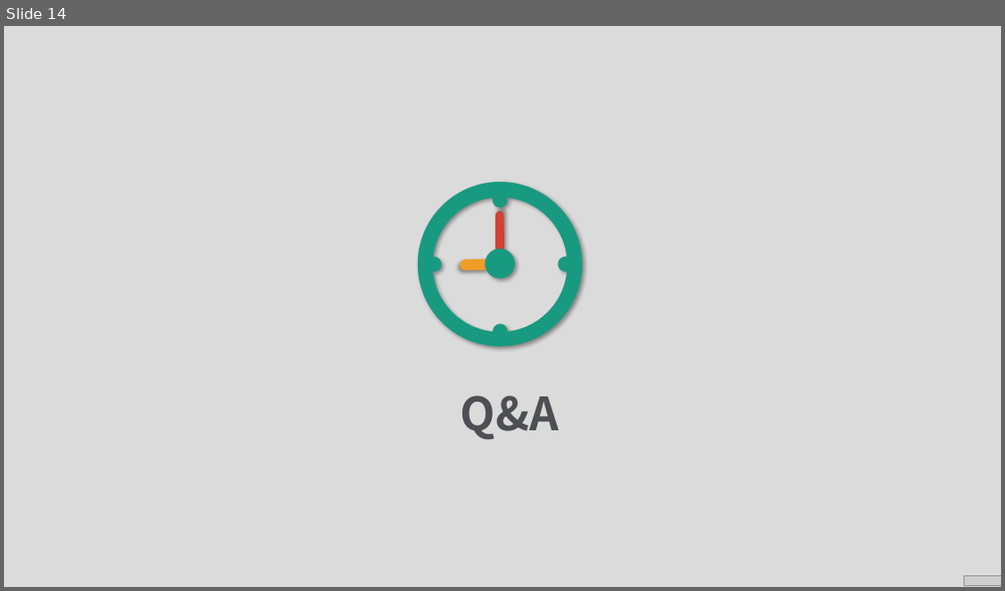
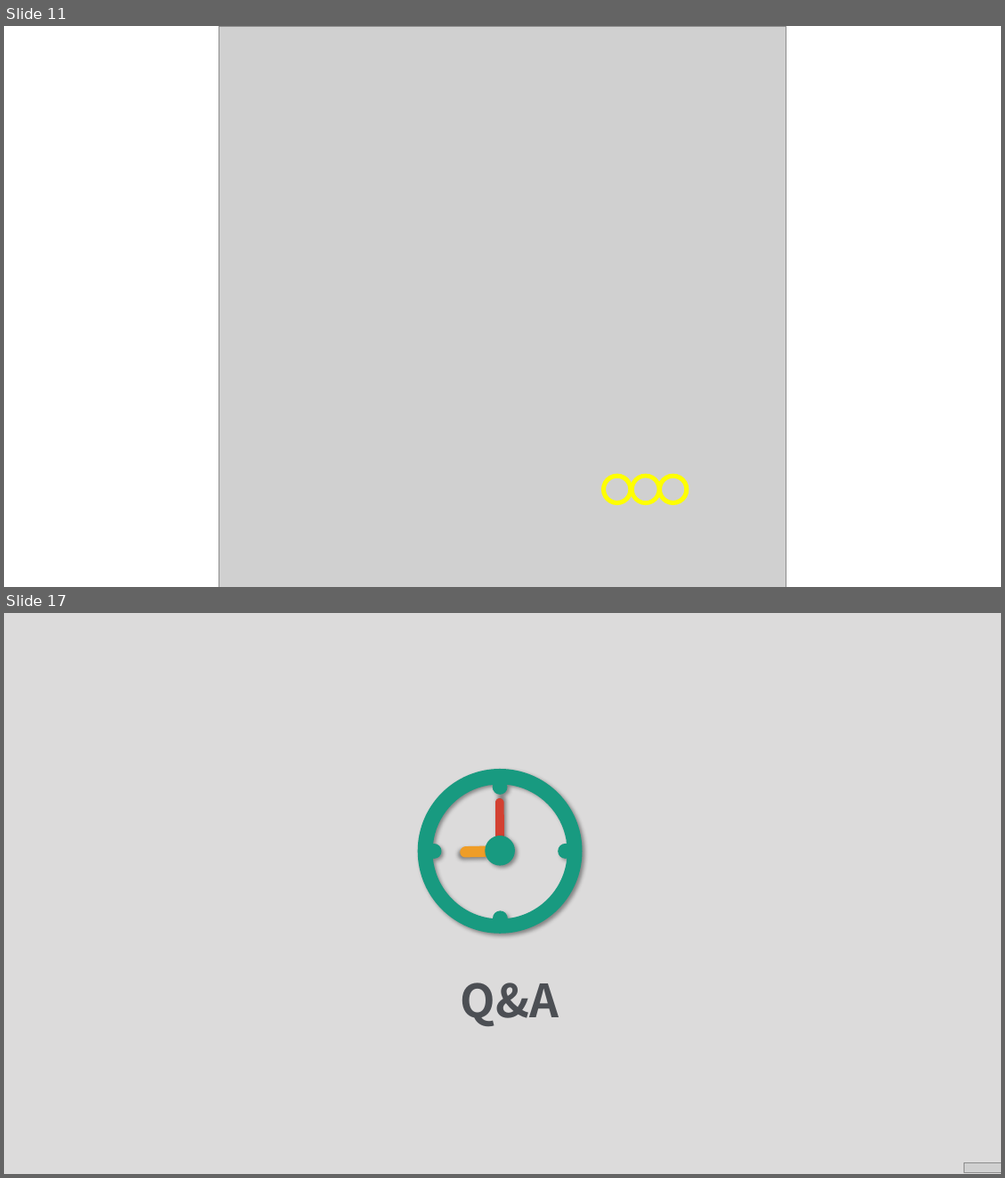
Before and after one commit to shs1234/project1, a slide deck: 분석.pptx. Shown one above the other, each under a label of ours: slide 14 before the commit, slides 11 and 17 after it; the slides between them are not shown. The pictures are 1005x591 and 1005x1178 pixels, drawn with LibreOffice and Linux fonts; fonts in the diff are those of the drawing; grey boxes stand for pictures; background and template pictures are left out. Boxes give left, top, right and bottom in pixels: in the first picture for what was removed or moved away, otherwise in the second. Text is boxed around its words. In the diff, an @@ line names an element or a change of style, - is before the commit and + after.

```diff
--- a/분석.pptx
+++ b/분석.pptx
@@ slide 11 added at [4, 26, 1001, 587], background #FFFFFF @@
@@ picture added at [219, 26, 786, 587] @@
@@ donut added at [601, 473, 633, 505], fill #FFFF00 @@
@@ donut added at [630, 473, 662, 505], fill #FFFF00 @@
@@ donut added at [657, 473, 689, 505], fill #FFFF00 @@
@@ what was slide 14 is now slide 17 @@
```
Also in this commit, not shown: 6 slides changed, 8 other slides added, 6 slides removed.
